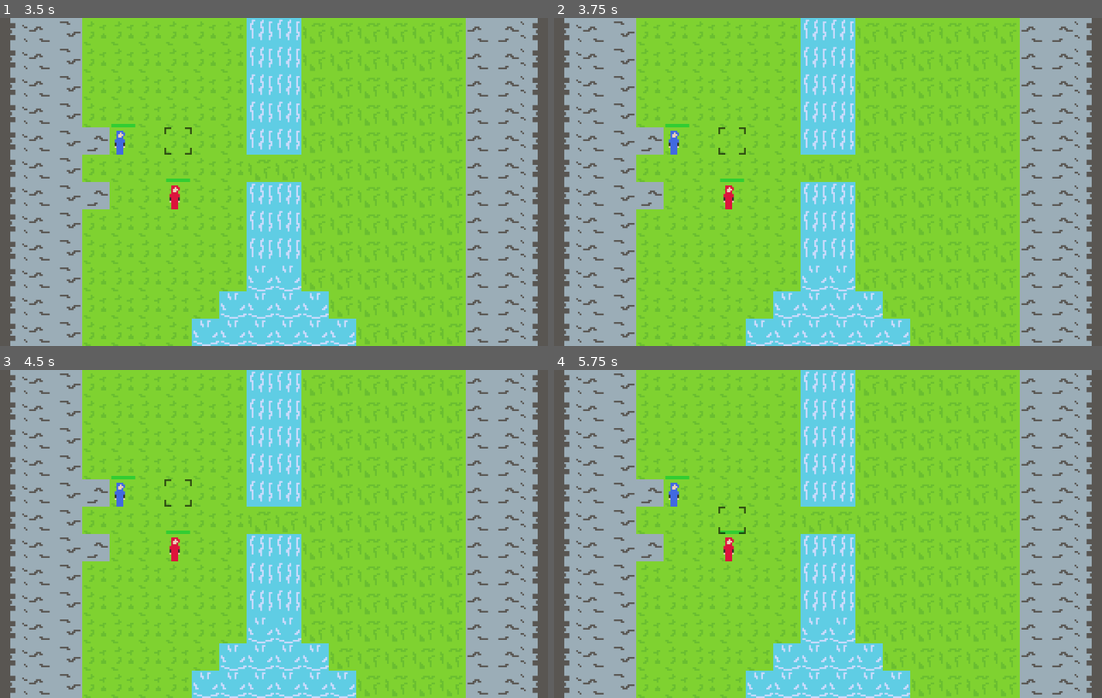
Above: before the commit, frames 1-4 (two rows, left to right).
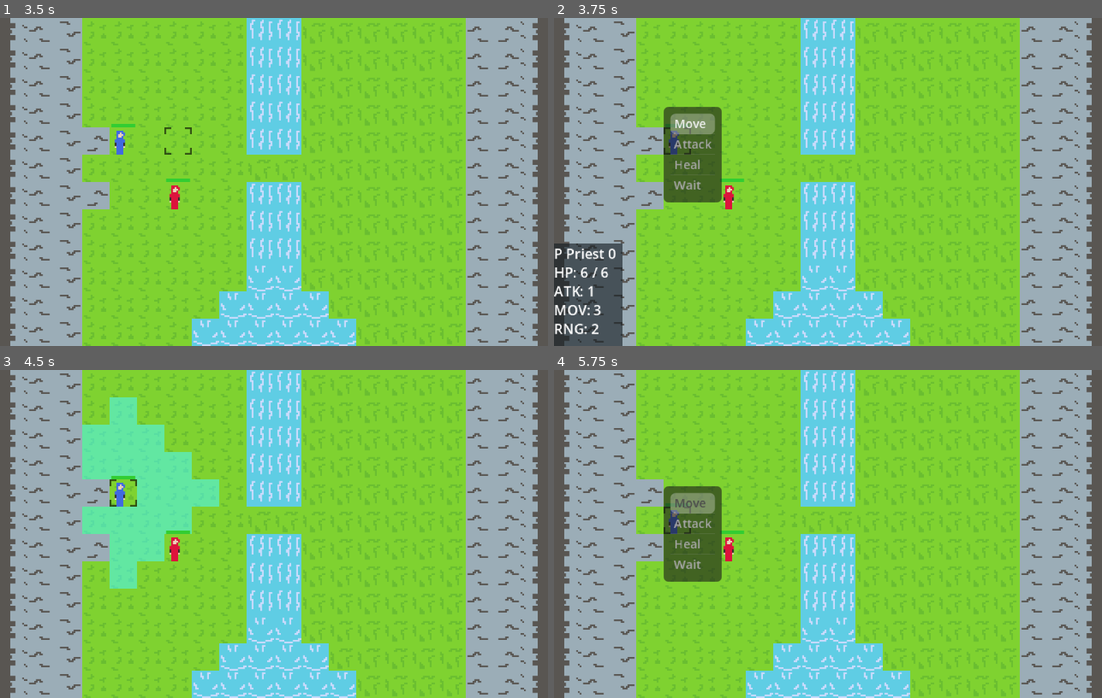
Above: after the commit, the same moments.

Repository: gui-stefanini/basictrpg
Game: Godot game, scene res://Scenes/InGame/game_manager.tscn
Two runs of this game, one before a commit and one after it. Both use one fixed random seed, a clock stepped at 60 frames per second and the inputs below. This scene is started directly instead of the project's main scene.
Inputs (mouse positions are in pixels of both pictures, inside the frame that each line leads up to):
- Up to frame 1 (3.5 s): tap Enter at 0.5 s; move the mouse to (394, 165) at 0.52 s; hold Right (move_right) 0.53-1.28 s; tap Z (confirm) at 0.6, 1.25, 1.35, 2, 2.1, 2.75, 2.85 s; click (394, 165) at 0.67 s; move the mouse to (164, 198) at 1.27 s; hold Down (move_down) 1.28-2.03 s; move the mouse to (328, 109) at 2.02 s; hold Right (move_right) 2.03-2.78 s; move the mouse to (246, 247) at 2.77 s; hold Up (move_up) from 2.78 s (still down); click (246, 247) at 2.92 s
- Up to frame 2 (3.75 s): tap Z (confirm) at 3.5, 3.6 s; move the mouse to (992, 231) at 3.52 s; release Up (move_up) at 3.53 s; hold Q (left_trigger) from 3.53 s (still down)
- Up to frame 3 (4.5 s): keep holding Q (left_trigger); tap Z (confirm) at 4.25, 4.35 s; move the mouse to (109, 484) at 4.27 s
- Up to frame 4 (5.75 s): move the mouse to (855, 534) at 5.02 s; release Q (left_trigger) at 5.03 s; hold Down (move_down) from 5.03 s (still down); tap Z (confirm) at 5.1 s; click (855, 534) at 5.17 s

Frame 1 is identical in both runs. In frame 2, 6.9% of the frame differs, in the area x 0-35%, y 27-100%; in frame 3, 7.5%, in the area x 15-40%, y 8-67%; in frame 4, 3.2%.

Commit message:
Ver 1.0.1.9 - Pre
L and R unit swapping implemented

Diff:
--- a/Scripts/GameScripts/game_manager.gd
+++ b/Scripts/GameScripts/game_manager.gd
@@ -120,6 +120,10 @@
 	else:
 		SelectedUnitInfoPanel.UpdatePanel(unit_on_tile)
 
+func UpdateCursor(new_tile_position: Vector2i):
+	if CheckGridBounds(new_tile_position):
+		MyCursor.MoveToTile(new_tile_position, GroundGrid)
+		DisplaySelectedUnitInfo()
 
 func CheckGridBounds(tile: Vector2i) -> bool:
 	var grid_rect = GroundGrid.get_used_rect()
@@ -196,7 +200,6 @@
 	new_unit.unit_died.connect(_on_unit_died)
 	new_unit.vfx_requested.connect(_on_vfx_requested)
 	unit_spawned.emit(new_unit)
-
 
 func SpawnUnitGroup(spawn_list: Array[SpawnInfo]):
 	for spawn_info in spawn_list:
@@ -277,10 +280,7 @@
 		# We only want the cursor to move in specific phases.
 		SubState.UNIT_SELECTION_PHASE, SubState.TARGETING_PHASE:
 			var new_position = MyCursor.TilePosition + direction
-			if CheckGridBounds(new_position):
-				MyCursor.MoveToTile(new_position, GroundGrid)
-				DisplaySelectedUnitInfo()
-				return
+			UpdateCursor(new_position)
 
 		SubState.ACTION_SELECTION_PHASE:
 			if direction.y == 1:
@@ -367,11 +367,30 @@
 	#HideUI()
 	#action._on_select(ActiveUnit, self)
 
-func on_left_trigger_pressed():
-	pass
-
-func on_right_trigger_pressed():
-	pass
+func on_trigger_pressed(direction : int):
+	if CurrentSubState != SubState.UNIT_SELECTION_PHASE and CurrentSubState != SubState.TARGETING_PHASE:
+		return
+
+	var unit_on_tile = GetUnitAtTile(MyCursor.TilePosition)
+	var unit_faction_array: Array[Unit] = []
+	var next_unit: Unit = null
+
+	if unit_on_tile == null:
+		next_unit = PlayerUnits[0]
+		UpdateCursor(GroundGrid.local_to_map(next_unit.global_position))
+		return
+
+	if unit_on_tile in PlayerUnits:
+		unit_faction_array = PlayerUnits
+	elif unit_on_tile in EnemyUnits:
+		unit_faction_array = EnemyUnits
+
+	var current_index = unit_faction_array.find(unit_on_tile)
+	var array_size = unit_faction_array.size()
+	var next_index = (current_index + direction + array_size) % array_size
+
+	next_unit = unit_faction_array[next_index]
+	UpdateCursor(GroundGrid.local_to_map(next_unit.global_position))
 
 func _on_action_menu_action_selected(action: Action) -> void:
 	HideUI()
@@ -508,6 +527,8 @@
 	InputManager.direction_pressed.connect(_on_direction_pressed)
 	InputManager.confirm_pressed.connect(_on_confirm_pressed)
 	InputManager.cancel_pressed.connect(_on_cancel_pressed)
+	InputManager.left_trigger_pressed.connect(on_trigger_pressed.bind(-1))
+	InputManager.right_trigger_pressed.connect(on_trigger_pressed.bind(1))
 
 	SetLevel()
 
